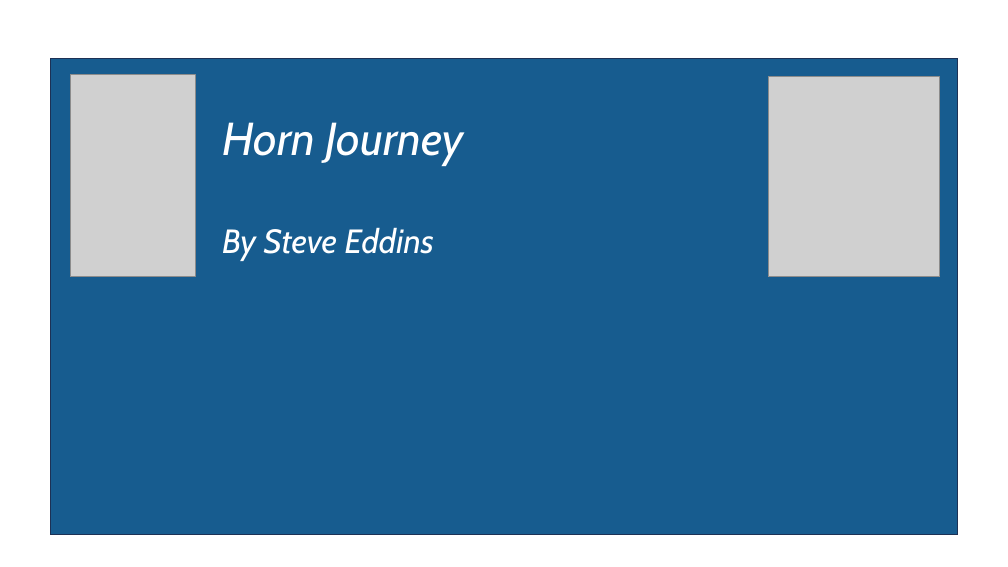
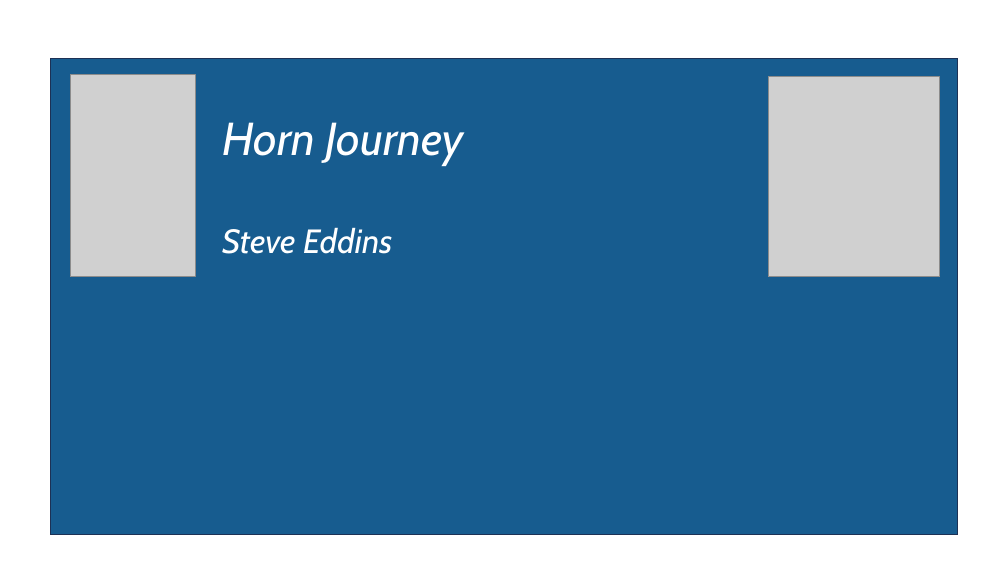
Before and after one commit to eddins/hornjourney, a slide deck: slide 1 of assets/og-image-background.pptx. Drawn at 1008x567 pixels with LibreOffice and Linux fonts; fonts in the diff are those of the drawing; grey boxes stand for pictures. Boxes give left, top, right and bottom in pixels: in the first picture for what was removed or moved away, otherwise in the second. Text is boxed around its words. In the diff, an @@ line names an element or a change of style, - is before the commit and + after.

```diff
--- a/assets/og-image-background.pptx
+++ b/assets/og-image-background.pptx
@@ text at bbox=[222, 227, 392, 254]: text changed @@
-By Steve Eddins
+Steve Eddins
```
Also in this commit, not shown: 1 other file.
